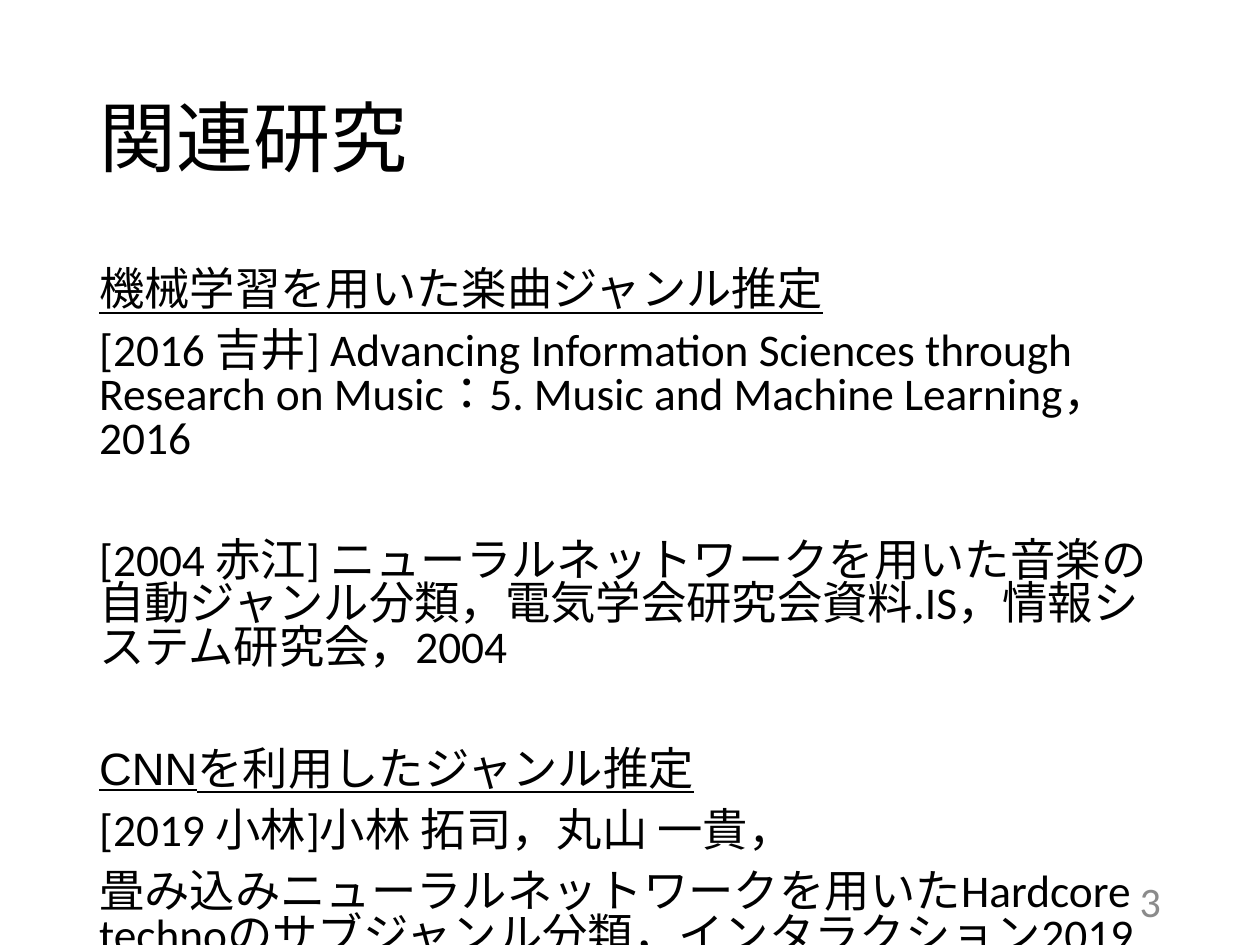
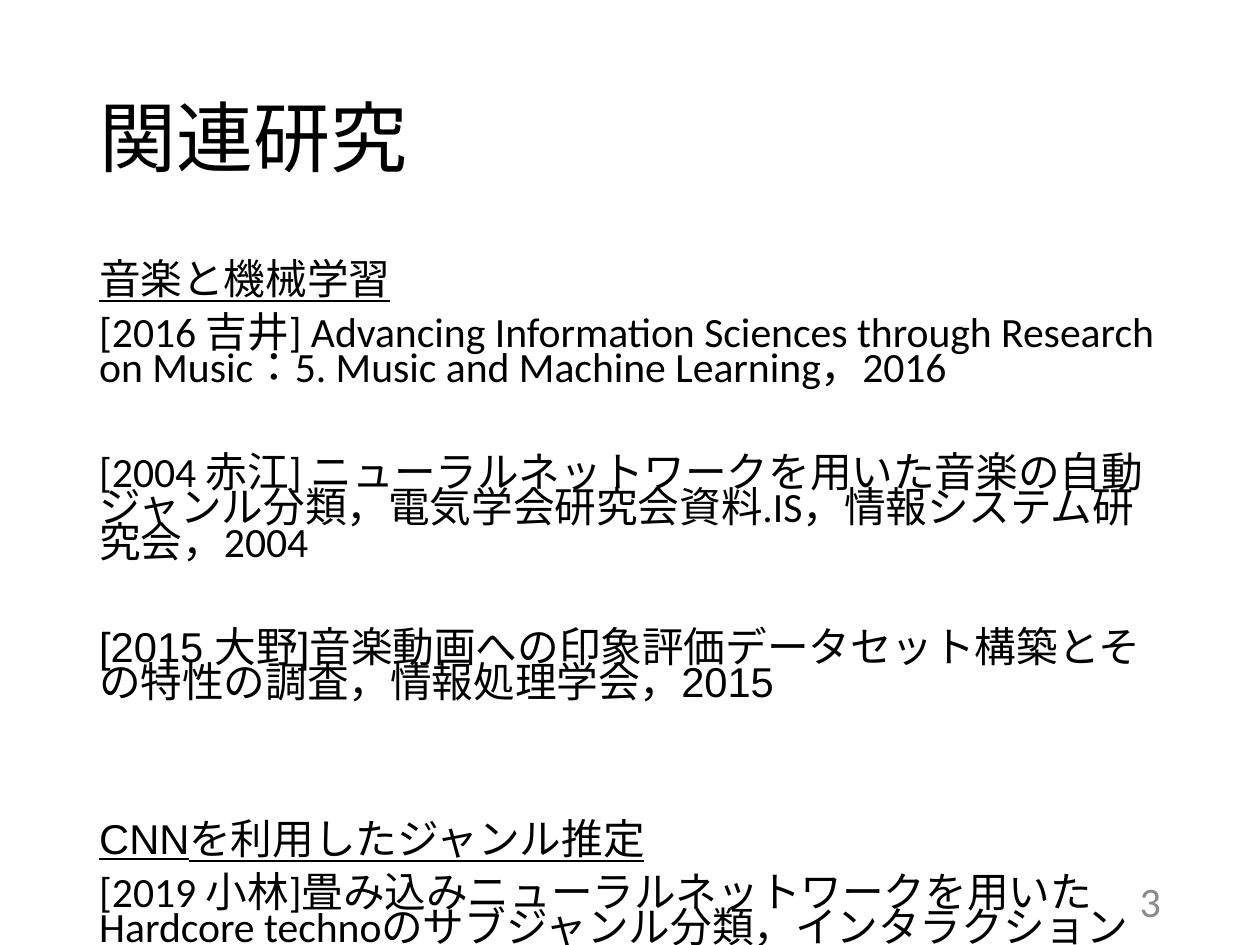
Before and after one commit to kait-takanolab/1821144-yoshii-thesis, a slide deck: slide 3 of 発表用スライド/1821144_卒研発表.pptx. Drawn at 1260x945 pixels with LibreOffice and Linux fonts; fonts in the diff are those of the drawing. Boxes give left, top, right and bottom in pixels: in the first picture for what was removed or moved away, otherwise in the second. Text is boxed around its words. In the diff, an @@ line names an element or a change of style, - is before the commit and + after.

Commit message:
1/19

```diff
--- a/発表用スライド/1821144_卒研発表.pptx
+++ b/発表用スライド/1821144_卒研発表.pptx
@@ text at [99, 259, 390, 302]: text changed; size 25.9 to 23.8 pt @@
-機械学習を用いた楽曲ジャンル推定
+音楽と機械学習
@@ text at [99, 312, 1154, 862]: size 25.9 to 23.8 pt in "[2016 吉井] Advancing Information Sciences through Research ...", "[2004 赤江] ニューラルネットワークを用いた音楽の自動ジャンル分類，電気学会研究会資料.IS，情報システム研究会， ...", "CNNを利用したジャンル推定"; line spacing 0.8 to 0.7 @@
@@ text at [99, 626, 1140, 702]: paragraph added @@
+[2015 大野]音楽動画への印象評価データセット構築とその特性の調査，情報処理学会，2015
@@ text at [99, 872, 1128, 945]: text changed; size 25.9 to 23.8 pt @@
-[2019 小林]小林 拓司，丸山 一貴，
-畳み込みニューラルネットワークを用いたHardcore technoのサブジャンル分類，インタラクション2019
+[2019 小林]畳み込みニューラルネットワークを用いたHardcore technoのサブジャンル分類，インタラクション2019
```
Also in this commit, not shown: 1 other slide changed.
